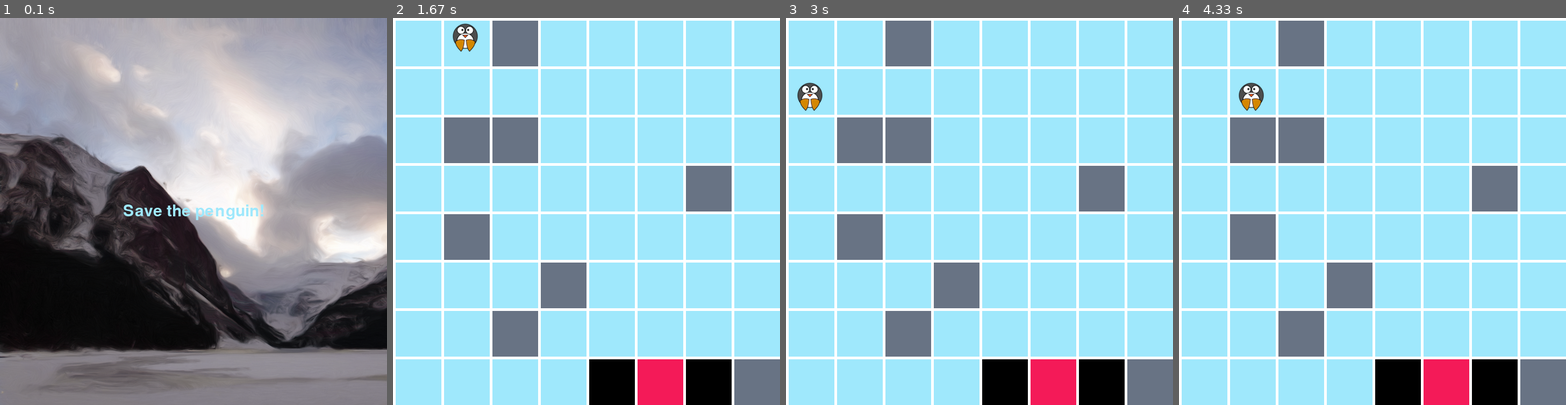
Above: before the commit, frames 1-4 (left to right).
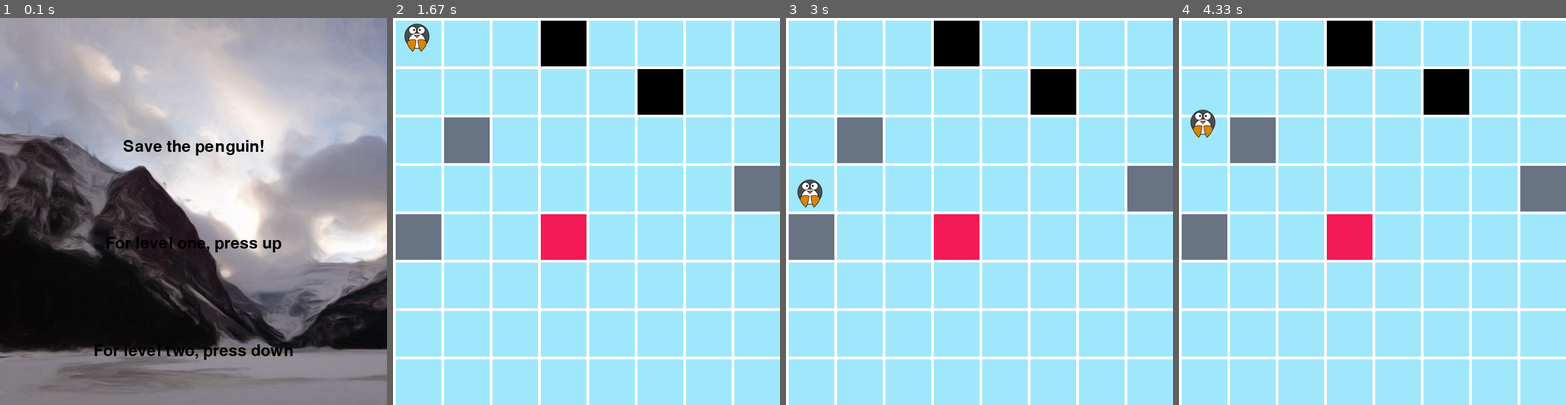
Above: after the commit, the same moments.

Repository: hannah-rackley/my_pygame
Game: pygame game, started from main.py
Same seed, same stepped clock (60 frames per second), same inputs: the game is played once before the commit and once after it.
Inputs:
- Up to frame 1 (0.1 s): no input
- Up to frame 2 (1.67 s): hold Right 0.33-0.8 s; hold Right 1.17-1.63 s
- Up to frame 3 (3 s): hold Down 2.23-2.53 s; hold Left 2.57-2.97 s
- Up to frame 4 (4.33 s): hold Up 3-3.37 s; hold Right 3.4-4.03 s; hold Down from 4.07 s (still down)

The runs differ from the first frame. In frame 1, 2.1% of the frame differs, in the area x 24-76%, y 31-89%; in frame 2, 22%, in the area x 0-100%, y 0-100%; in frame 3, 22%; in frame 4, 22%.

Commit message:
Create level object.

Diff:
--- a/main.py
+++ b/main.py
@@ -139,8 +139,6 @@
         if len(winner_hit_list) > 0:
             return True
 
-
-
 #Setup board
 board = Board()
 
@@ -152,8 +150,8 @@
     return player_list
 
 #Create winning square
-def create_winner():
-    winner = Winner(5, 7)
+def create_winner(winner_pos):
+    winner = Winner(winner_pos[0], winner_pos[1])
     winner_list = pygame.sprite.Group()
     winner_list.add(winner)
     return winner_list
@@ -173,19 +171,49 @@
     return rock_list
 
 def make_text(text, font):
-    textSurface = font.render(text, True, BLUE)
+    textSurface = font.render(text, True, BLACK)
     return textSurface, textSurface.get_rect()
 
 def display_medium_text(text):
     mediumText = pygame.font.Font('freesansbold.ttf', 30)
     TextSurf, TextRect = make_text(text, mediumText)
-    TextRect.center = ((width/2), (height/2))
+    TextRect.center = ((width/2), (height/3))
     screen.blit(TextSurf, TextRect)
 
     pygame.display.update()
 
-win_message = "You won! Press any key to play again!"
+def display_instruction_text(text, x):
+    mediumText = pygame.font.Font('freesansbold.ttf', 30)
+    TextSurf, TextRect = make_text(text, mediumText)
+    TextRect.center = ((width/2), (height - x))
+    screen.blit(TextSurf, TextRect)
+
+    pygame.display.update()
+
+win_message = "You won! Press any key to start over!"
 start_message = 'Save the penguin!'
+
+class Level(object):
+    def __init__(self, winner_pos, hole_dict, rock_dict):
+        self.winner_pos = winner_pos
+        self.hole_dict = hole_dict
+        self.rock_dict = rock_dict
+
+    def get_winner_list(self):
+        winner_list = create_winner(self.winner_pos)
+        return winner_list
+
+    def get_hole_list(self):
+        hole_list = hole_creator(self.hole_dict)
+        return hole_list
+
+    def get_rock_list(self):
+        rock_list = rock_creator(self.rock_dict)
+        return rock_list
+
+
+#hard level
+hard_winner_pos = [5, 7]
 
 hard_hole_dict = {
     'hole1': [4, 7],
@@ -202,6 +230,22 @@
     'rock7': [2, 6],
     'rock8': [7, 7]
 }
+hard_level = Level(hard_winner_pos, hard_hole_dict, hard_rock_dict)
+
+#easy level
+easy_winner_pos = [3, 4]
+
+easy_hole_dict = {
+    'hole1': [3, 0],
+    'hole2': [5, 1]
+}
+
+easy_rock_dict = {
+    'rock1': [7, 3],
+    'rock2': [0, 4],
+    'rock3': [1, 2],
+}
+easy_level = Level(easy_winner_pos, easy_hole_dict, easy_rock_dict)
 
 #Setup tempo (60 frames per second)
 clock = pygame.time.Clock()
@@ -222,6 +266,8 @@
 
         screen.blit(background_image, [0, 0])
         display_medium_text(message)
+        display_instruction_text("For level one, press up", 300)
+        display_instruction_text("For level two, press down", 100)
 
         pygame.display.update()
         clock.tick(60)
@@ -230,16 +276,17 @@
 
 #Create the game loop.
 def game_loop():
-    hole_list = hole_creator(hard_hole_dict)
-    rock_list = rock_creator(hard_rock_dict)
-    winner_list = create_winner()
+    # if level == 0:
+    hole_list = easy_level.get_hole_list()
+    rock_list = easy_level.get_rock_list()
+    winner_list = easy_level.get_winner_list()
     for player in winner_list:
         winner = player
     player_list = create_player()
     for person in player_list:
         player = person
-    done = False
-    while not done:
+
+    while True:
         for event in pygame.event.get():
             if event.type == pygame.QUIT:
                 exit()
